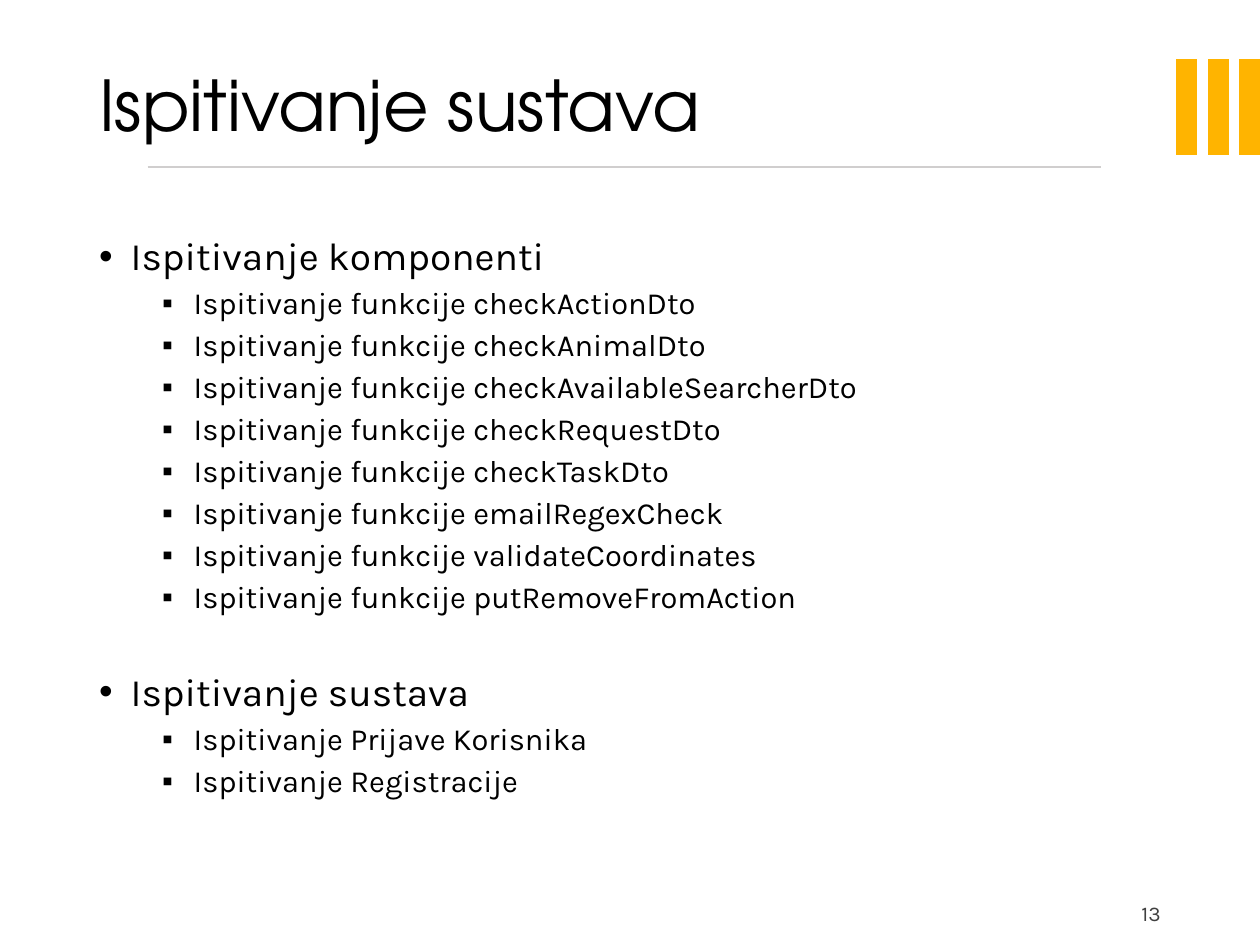
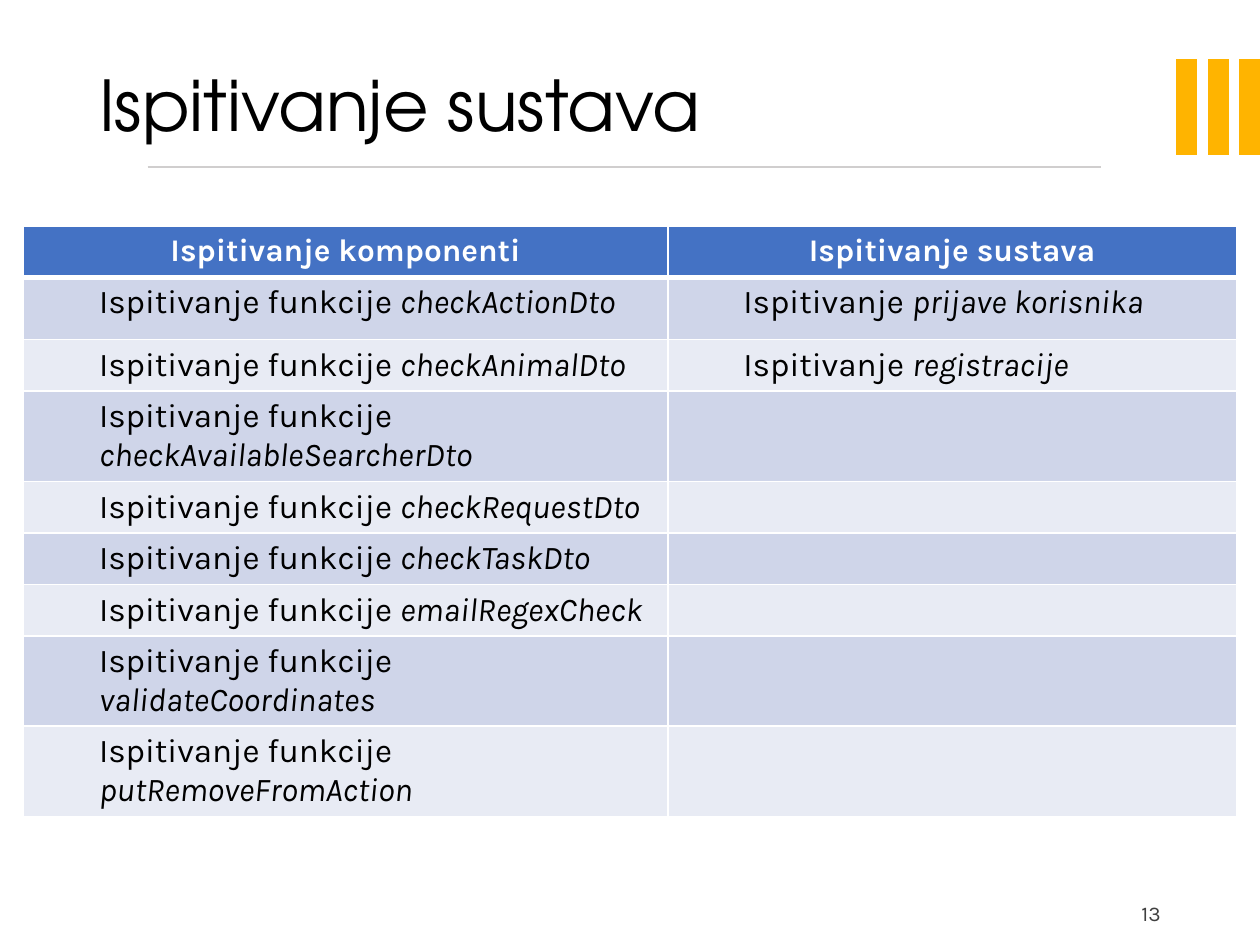
Before and after one commit to filip-ljubotina/zoolanders, a slide deck: slide 13 of PROGI_projekt.pptx. Drawn at 1260x945 pixels with LibreOffice and Linux fonts; fonts in the diff are those of the drawing; background and template pictures are left out. Boxes give left, top, right and bottom in pixels: in the first picture for what was removed or moved away, otherwise in the second. Text is boxed around its words. In the diff, an @@ line names an element or a change of style, - is before the commit and + after.

```diff
--- a/PROGI_projekt.pptx
+++ b/PROGI_projekt.pptx
@@ table added at (x1=24, y1=226, x2=1236, y2=813), 9 rows, 2 columns @@
+Ispitivanje komponenti | Ispitivanje sustava
+Ispitivanje funkcije checkActionDto | Ispitivanje prijave korisnika
+Ispitivanje funkcije checkAnimalDto | Ispitivanje registracije
+Ispitivanje funkcije checkAvailableSearcherDto | 
+Ispitivanje funkcije checkRequestDto | 
+Ispitivanje funkcije checkTaskDto | 
+Ispitivanje funkcije emailRegexCheck | 
+Ispitivanje funkcije validateCoordinates | 
+Ispitivanje funkcije putRemoveFromAction | 
@@ text removed at (x1=131, y1=243, x2=856, y2=799) @@
-• Ispitivanje komponenti
-  ▪ Ispitivanje funkcije checkActionDto
-  ▪ Ispitivanje funkcije checkAnimalDto
-  ▪ Ispitivanje funkcije checkAvailableSearcherDto
-  ▪ Ispitivanje funkcije checkRequestDto
-  ▪ Ispitivanje funkcije checkTaskDto
-  ▪ Ispitivanje funkcije emailRegexCheck
-  ▪ Ispitivanje funkcije validateCoordinates
-  ▪ Ispitivanje funkcije putRemoveFromAction
-• Ispitivanje sustava
-  ▪ Ispitivanje Prijave Korisnika
-  ▪ Ispitivanje Registracije
```
Also in this commit, not shown: 11 other slides changed, 1 slide added, 1 slide removed.
